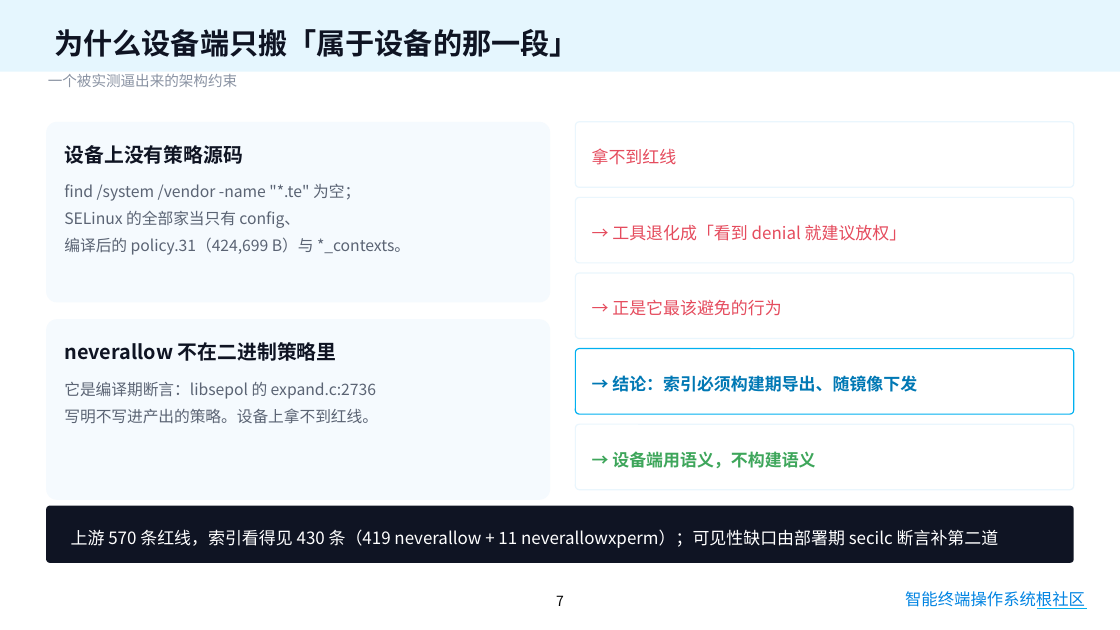
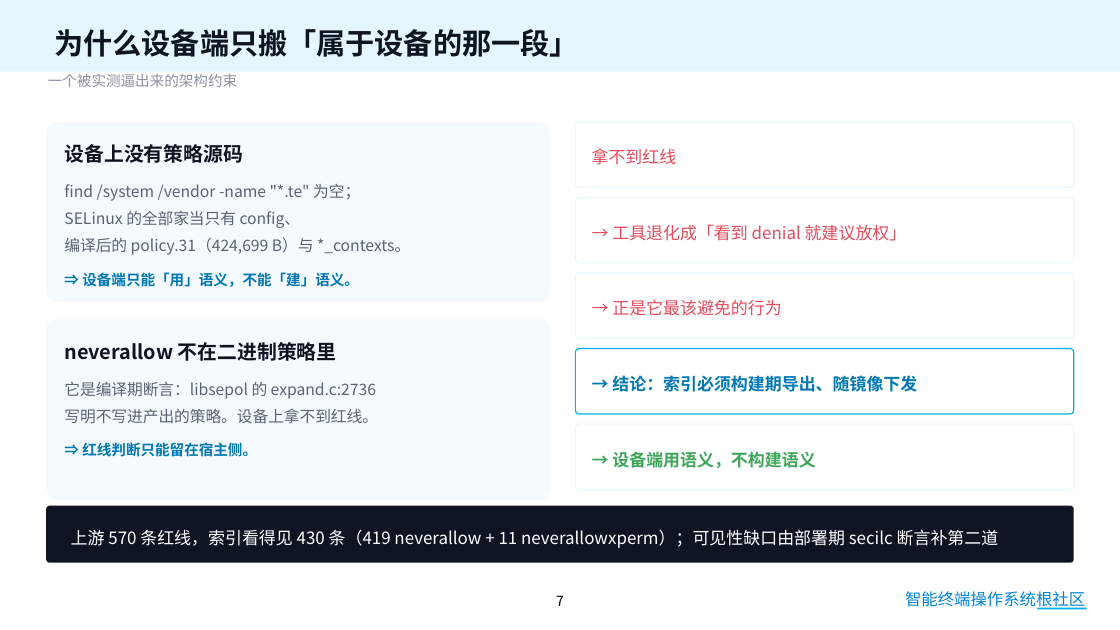
Before and after one commit to asymecat/policy_loop, a slide deck: slide 7 of docs/policy_loop-答辩.pptx. Drawn at 1120x630 pixels with LibreOffice and Linux fonts; fonts in the diff are those of the drawing; background and template pictures are left out. Boxes give left, top, right and bottom in pixels: in the first picture for what was removed or moved away, otherwise in the second. Text is boxed around its words. In the diff, an @@ line names an element or a change of style, - is before the commit and + after.

```diff
--- a/docs/policy_loop-答辩.pptx
+++ b/docs/policy_loop-答辩.pptx
@@ text in rounded rectangle at [82,272,359,287]: paragraph added @@
+⇒ 设备端只能「用」语义，不能「建」语义。
@@ text in rounded rectangle at [82,442,257,457]: paragraph added @@
+⇒ 红线判断只能留在宿主侧。
@@ text "智能终端操作系统根社区" at [905,591,1085,610]: text colour gradient #0284E2 to #00B050 to #0284E2 @@
```
Also in this commit, not shown: 20 other slides changed, 1 other file.
